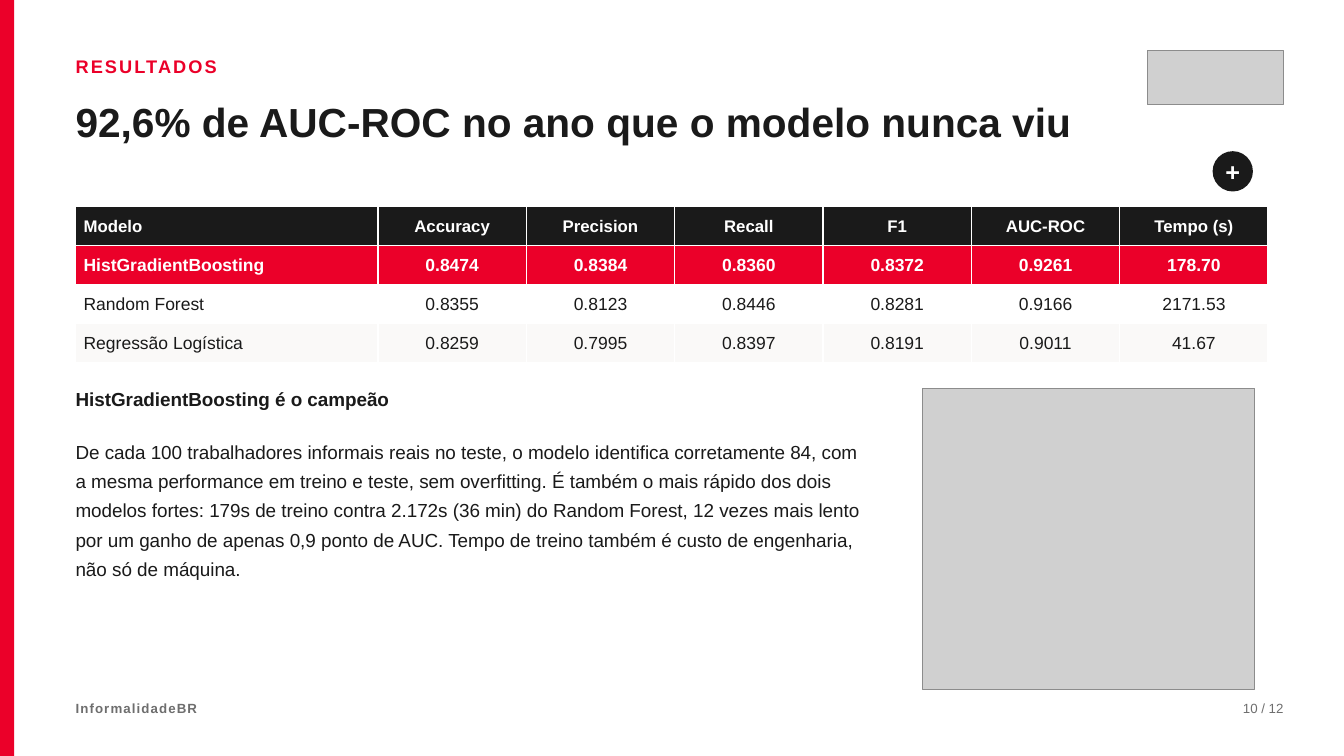
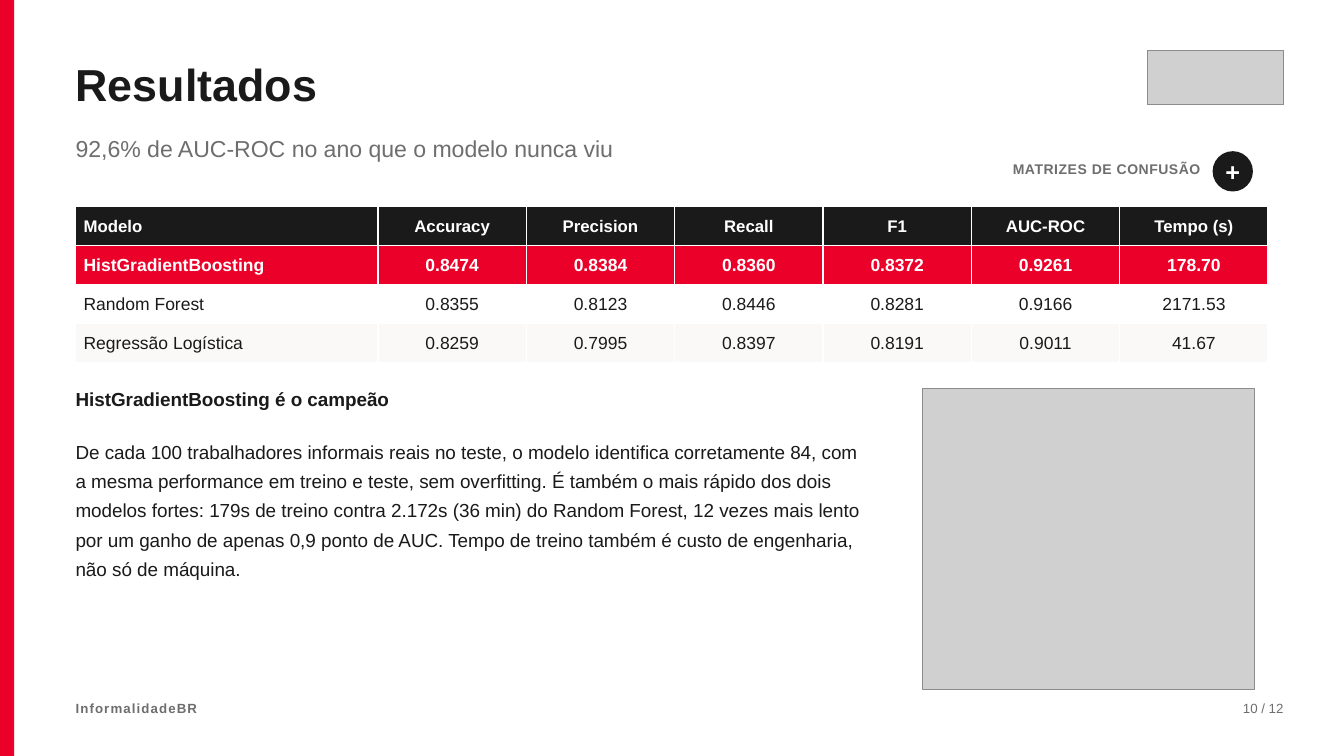
Before and after one commit to gui-ramon/pipeline-hands-on-engenharia-de-dados, a slide deck: slide 10 of apresentacao/InformalidadeBR - Apresentacao.pptx. Drawn at 1344x756 pixels with LibreOffice and Linux fonts; fonts in the diff are those of the drawing; grey boxes stand for pictures. Boxes give left, top, right and bottom in pixels: in the first picture for what was removed or moved away, otherwise in the second. Text is boxed around its words. In the diff, an @@ line names an element or a change of style, - is before the commit and + after.

```diff
--- a/apresentacao/InformalidadeBR - Apresentacao.pptx
+++ b/apresentacao/InformalidadeBR - Apresentacao.pptx
@@ text at [76, 68, 317, 102]: text changed; size 13 to 32 pt; text colour #EB0029 to #1A1A1A @@
-RESULTADOS
+Resultados
@@ text "92,6% de AUC-ROC no ano ...": place and size @@
-text "92,6% de AUC-ROC no ano ..." at [76, 107, 1071, 145]
+text "92,6% de AUC-ROC no ano ..." at [76, 140, 613, 162]
@@ text "92,6% de AUC-ROC no ano ..." at [76, 140, 613, 162]: size 29 to 16.5 pt, text colour #1A1A1A to #6E6E6E, bold off; line spacing 1.02 to 1.2 @@
@@ text added at [1013, 163, 1201, 174], 10 pt, text #6E6E6E, bold @@
+MATRIZES DE CONFUSÃO
```
Also in this commit, not shown: 10 other slides changed, 1 slide added, 7 other files.
